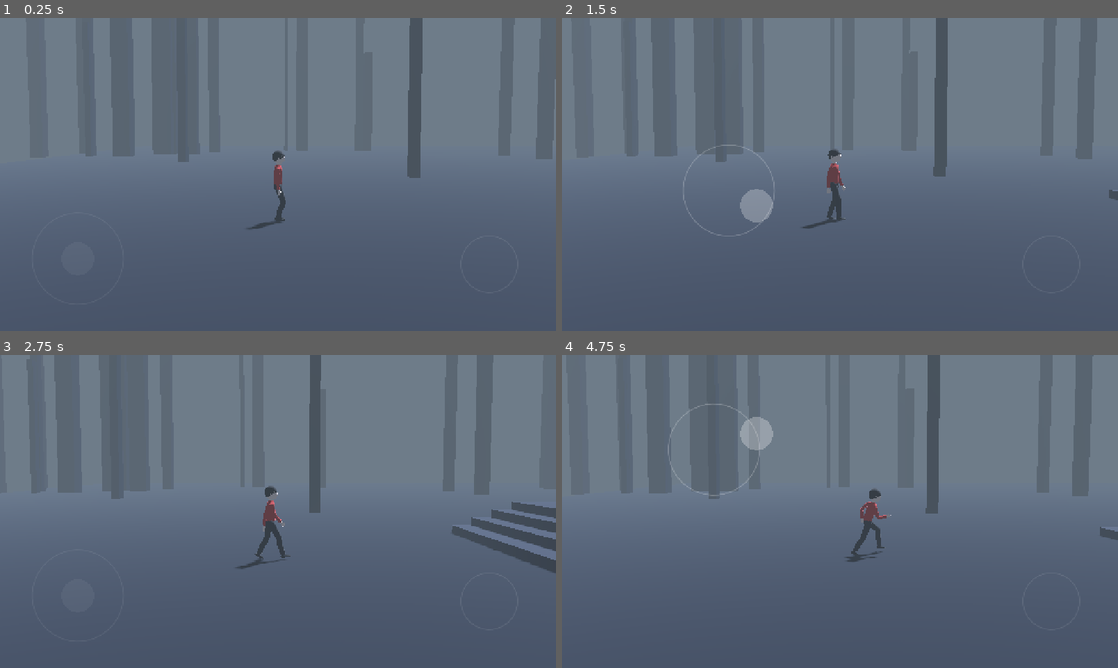
Above: before the commit, frames 1-4 (two rows, left to right).
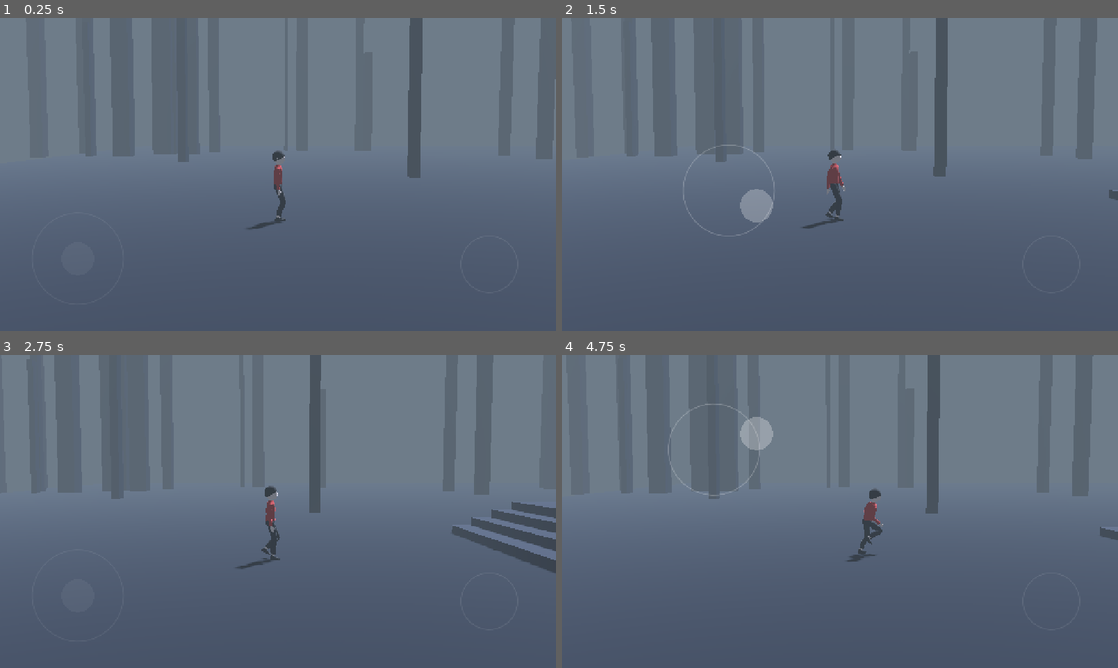
Above: after the commit, the same moments.

Repository: Sclondon/Outside
Game: Godot game, scene res://main.tscn
Two runs of this game, one before a commit and one after it. Both use one fixed random seed, a clock stepped at 60 frames per second and the inputs below.
Inputs (mouse positions are in pixels of both pictures, inside the frame that each line leads up to):
- Up to frame 1 (0.25 s): no input
- Up to frame 2 (1.5 s): move the mouse to (962, 158) at 0.52 s; hold D (move_right) 0.53-1.25 s; hold Shift (walk) 0.53-1.25 s; click (962, 158) at 0.67 s; tap Space (jump) at 0.77 s; drag from (728, 190) to (812, 237) at 1.27 s
- Up to frame 3 (2.75 s): move the mouse to (333, 442) at 2.02 s; hold D (move_right) from 2.03 s (still down); hold Shift (walk) from 2.03 s (still down)
- Up to frame 4 (4.75 s): release D (move_right) at 2.75 s; release Shift (walk) at 2.75 s; drag from (812, 574) to (673, 464) at 2.77 s; move the mouse to (1006, 558) at 3.52 s; hold A (move_left) 3.53-4.25 s; hold Shift (walk) 3.53-4.25 s; tap Space (jump) at 3.77 s; drag from (673, 464) to (756, 433) at 4.27 s

The runs differ from the first frame. In frame 1, less than 0.1% of the frame differs, in the area x 49-52%, y 44-65%; in frame 2, 0.1%; in frame 3, 0.4%, in the area x 45-53%, y 43-68%; in frame 4, 0.3%.

Commit message:
Animation pass on the run and walk; the boy gets ankles, shoes and bending toes; the hound is remodelled
- Run: the stance leg stays long, the foot lands under the body and pushes off
  behind it, the heel kicks up and the knee drives through, instead of a squat.
- Walk: vaults over a straight leg, with a fuller arm swing.
- Feet rise onto the toes at push-off, and the shoe bends there (new toe bones).
- The boy has bare ankles under shorter hems and shaped shoes with a sole.
- The hound has a ribcage, haunches, shaped legs, toes, a square muzzle with
  hanging lips, long ears and a curved tail.

Co-Authored-By: Claude Opus 5.5 <noreply@anthropic.com>
Claude-Session: https://claude.ai/code/session_01XLDTvBPdBf83Bygf8TCH2N

Diff:
--- a/scripts/character_rig.gd
+++ b/scripts/character_rig.gd
@@ -17,6 +17,8 @@
 const FOREARM := 0.2
 ## How far out the model's arms are held at rest (tools/build_character.py).
 const ARM_REST := 0.22
+## Where the foot bends, from the ankle.
+const TOE := Vector3(0.0, -0.035, 0.075)
 const MODEL := preload("res://models/boy.glb")
 
 
@@ -27,6 +29,7 @@
 var _thighs: Array[Node3D] = []
 var _shins: Array[Node3D] = []
 var _feet: Array[Node3D] = []
+var _toes: Array[Node3D] = []
 var _shoulders: Array[Node3D] = []
 var _elbows: Array[Node3D] = []
 var _skeleton: Skeleton3D
@@ -85,8 +88,8 @@
 	_crouch = clampf(_crouch + _crouch_velocity * delta, -0.03, 0.3)
 
 	# One cycle is two steps. Advancing by distance keeps planted feet planted.
-	var stride := lerpf(0.95, 2.1, _run)
-	var stance := lerpf(0.6, 0.36, _run)
+	var stride := lerpf(0.86, 2.1, _run)
+	var stance := lerpf(0.6, 0.34, _run)
 	if grounded:
 		_phase = fposmod(_phase + speed / stride * delta, 1.0)
 	var gait := _move * (1.0 - _air)
@@ -104,15 +107,16 @@
 	var roll := clampf(-_yaw_rate * speed * 0.012, -0.22, 0.22)
 	_lean = _lean.lerp(Vector2(pitch, roll), 1.0 - exp(-9.0 * get_process_delta_time()))
 
-	# Lowest at mid-stance, twice per cycle.
-	var bob := -cos(TAU * 2.0 * (_phase - stance * 0.5)) * lerpf(0.012, 0.035, _run) * gait
+	# Twice per cycle. Walking vaults over a straight leg, so the body is highest
+	# at mid-stance; running sinks into the leg there and is highest in flight.
+	var bob := cos(TAU * 2.0 * (_phase - stance * 0.5)) * lerpf(0.02, -0.03, _run) * gait
 	var breath := sin(_time * 1.7)
 	var sway := cos(TAU * (_phase - stance * 0.5)) * 0.014 * gait * (1.0 - _run * 0.5)
 	var twist := -cos(TAU * _phase) * lerpf(0.1, 0.17, _run) * gait
 
-	_hips.position = Vector3(sway, HIP_HEIGHT - _run * 0.07 - _crouch + bob + breath * 0.003 * (1.0 - _move), 0.0)
-	_hips.rotation = Vector3(_lean.x * 0.35 + _crouch * 0.8, twist, _lean.y)
-	_spine.rotation = Vector3(_lean.x * 0.65 + breath * 0.012 + _crouch * 0.9, -twist * 1.8, _lean.y * 0.5)
+	_hips.position = Vector3(sway, HIP_HEIGHT - _run * 0.02 - _crouch + bob + breath * 0.003 * (1.0 - _move), 0.0)
+	_hips.rotation = Vector3(_lean.x * 0.5 + _crouch * 0.8, twist, _lean.y)
+	_spine.rotation = Vector3(_lean.x * 0.5 + breath * 0.012 + _crouch * 0.9, -twist * 1.8, _lean.y * 0.5)
 	# The head stays level and looks where the body is going.
 	_head.rotation = Vector3(-_lean.x * 0.7 - _crouch * 1.2, twist * 0.8 + clampf(_yaw_rate * 0.04, -0.4, 0.4), -_lean.y * 0.9)
 
@@ -120,13 +124,16 @@
 func _pose_legs(vertical_speed: float, stride: float, stance: float, gait: float) -> void:
 	var to_hips := _hips.transform.affine_inverse()
 	var half_step := stance * stride * 0.5
-	var lift := lerpf(0.07, 0.2, _run)
+	var lift := lerpf(0.07, 0.3, _run)
 	var rising := clampf(vertical_speed / 5.0, -1.0, 1.0) * 0.5 + 0.5
 	for i in 2:
 		var side := 1.0 if i == 0 else -1.0
 		var cycle := _foot_cycle(fposmod(_phase + 0.5 * i, 1.0), stance, half_step, lift)
-		var target := Vector3(side * HIP_HALF_WIDTH, ANKLE + cycle.y * gait, cycle.z * gait)
 		var pitch := cycle.x * gait
+		# Up on the toes (or back on the heel) the ankle rides higher, which is
+		# what lets the leg stay long at each end of a stride.
+		var ankle := ANKLE + sin(maxf(pitch, 0.0)) * 0.1 + sin(maxf(-pitch, 0.0)) * 0.04
+		var target := Vector3(side * HIP_HALF_WIDTH, ankle + cycle.y * gait, cycle.z * gait)
 
 		# Airborne: knees tuck on the way up, legs reach for the ground on the way down.
 		var lead := i == _lead_leg
@@ -136,21 +143,27 @@
 		target = target.lerp(reaching.lerp(tucked, rising), _air)
 		pitch = lerpf(pitch, 0.45, _air)
 
+		# Planted on the ball of the foot, the toes stay flat while the heel comes up.
+		_toes[i].rotation.x = -maxf(cycle.x * gait, 0.0) * (1.0 - clampf(cycle.y / 0.05, 0.0, 1.0)) * (1.0 - _air)
 		_solve_leg(i, side, to_hips * target, to_hips.basis * Basis(Vector3.RIGHT, pitch))
 
 
 ## Foot path for one leg over a gait cycle. Returns (toe pitch, height, forward).
 func _foot_cycle(phase: float, stance: float, half_step: float, lift: float) -> Vector3:
+	# Running, the foot lands nearly under the body and pushes off well behind it.
+	var trail := 0.09 * _run
 	if phase < stance:
 		# Planted: carried backwards under the body, rolling heel to toe.
 		var t := phase / stance
-		var roll := smoothstep(0.65, 1.0, t) * 0.55 - (1.0 - smoothstep(0.0, 0.2, t)) * 0.25
-		return Vector3(roll, 0.0, lerpf(half_step, -half_step, t))
-	# Swinging forward. Peaking early gives the heel a kick behind the body.
+		var roll := smoothstep(0.55, 1.0, t) * lerpf(0.55, 0.95, _run) - (1.0 - smoothstep(0.0, 0.2, t)) * lerpf(0.25, 0.1, _run)
+		return Vector3(roll, 0.0, lerpf(half_step, -half_step, t) - trail)
+	# Swinging forward. The heel kicks up behind first, then the knee drives
+	# through and the foot reaches out late.
 	var t := (phase - stance) / (1.0 - stance)
-	var height := sin(PI * pow(t, 0.75)) * lift
-	var toe := lerpf(0.55, -0.25, t) + sin(PI * t) * 0.5 * _run
-	return Vector3(toe, height, lerpf(-half_step, half_step, smoothstep(0.0, 1.0, t)))
+	var height := sin(PI * pow(t, 0.62)) * lift
+	var toe := lerpf(lerpf(0.55, 0.95, _run), -0.2, smoothstep(0.2, 1.0, t)) + sin(PI * t) * 0.3 * _run
+	var carry := lerpf(smoothstep(0.0, 1.0, t), smoothstep(0.12, 0.95, t), _run)
+	return Vector3(toe, height, lerpf(-half_step, half_step, carry) - trail)
 
 
 ## Two-bone IK in hip space, knee bending forward.
@@ -175,7 +188,7 @@
 	for i in 2:
 		var side := 1.0 if i == 0 else -1.0
 		# Opposite to the leg on the same side. Negative pitch is forward.
-		var swing := side * cos(TAU * _phase) * lerpf(0.35, 0.9, _run) * gait
+		var swing := side * cos(TAU * _phase) * lerpf(0.5, 0.9, _run) * gait
 		var pitch := swing + 0.05
 		var roll := side * 0.09
 		var elbow := -(0.14 + lerpf(0.12, 1.3, _run) * gait + maxf(-swing, 0.0) * 0.4)
@@ -243,6 +256,7 @@
 		_thighs.append(_joint(_hips, "thigh" + suffix, hip))
 		_shins.append(_joint(_hips, "shin" + suffix, hip + Vector3.DOWN * THIGH))
 		_feet.append(_joint(_hips, "foot" + suffix, hip + Vector3.DOWN * (THIGH + SHIN)))
+		_toes.append(_joint(_feet[-1], "toe" + suffix, TOE))
 
 
 ## Adds a pose node for a bone. The animation moves these like ordinary nodes
--- a/scripts/hound_rig.gd
+++ b/scripts/hound_rig.gd
@@ -165,6 +165,12 @@
 	var model := MODEL.instantiate()
 	add_child(model)
 	_skeleton = model.find_children("*", "Skeleton3D", true, false)[0]
+	# The low sun ahead would otherwise streak a dark coat with glints.
+	for part: MeshInstance3D in model.find_children("*", "MeshInstance3D", true, false):
+		for surface in part.mesh.get_surface_count():
+			var coat: StandardMaterial3D = part.mesh.surface_get_material(surface).duplicate()
+			coat.metallic_specular = 0.15
+			part.set_surface_override_material(surface, coat)
 	_body = _joint(self, &"body", BODY)
 	_chest = _joint(_body, &"chest", CHEST)
 	_pelvis = _joint(_body, &"pelvis", PELVIS)
Binary file changed: models/boy.glb
Binary file changed: models/hound.glb
Not shown, changed: tools/boy.blend
Not shown, changed: tools/build_character.py
Not shown, changed: tools/hound.blend
